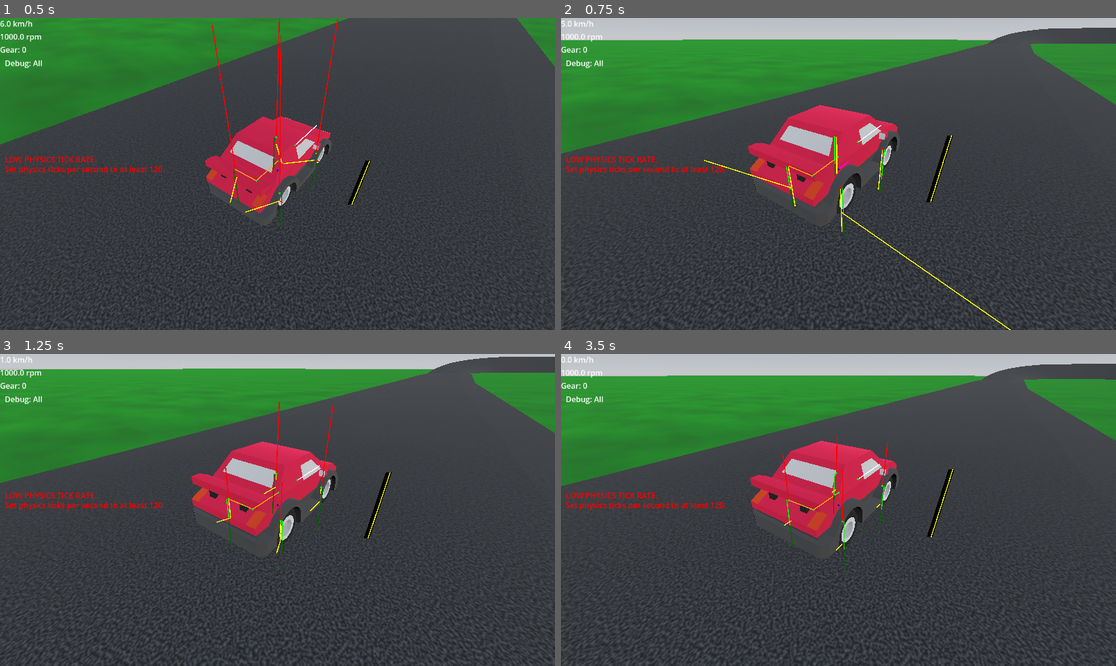
Above: before the commit, frames 1-4 (two rows, left to right).
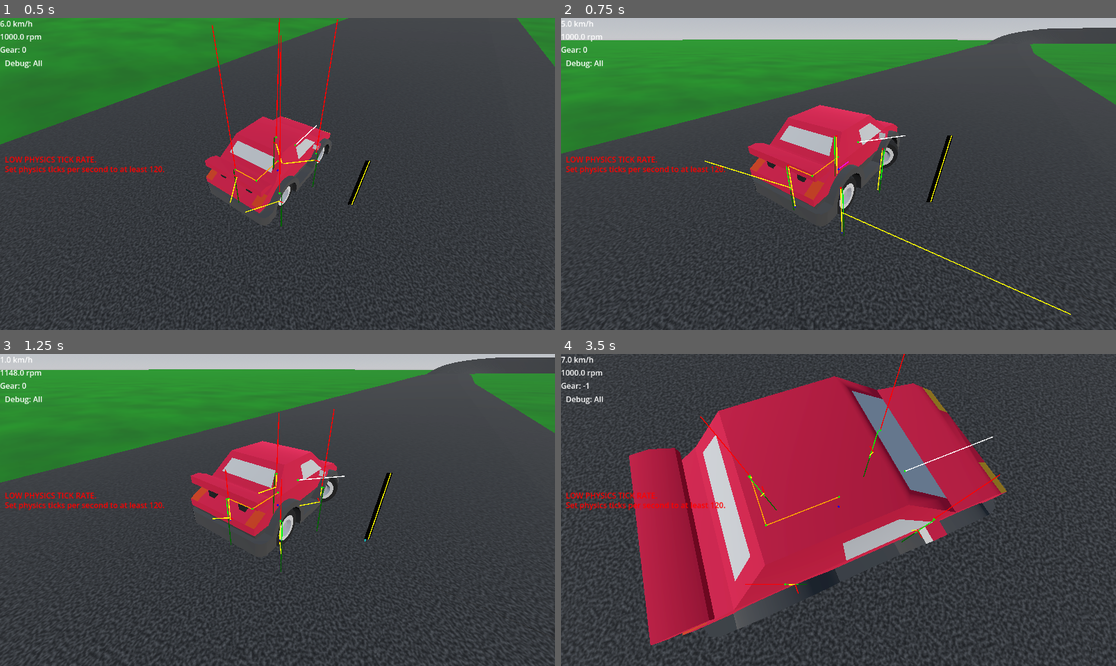
Above: after the commit, the same moments.

Repository: RafelToni/Horizon-X
Game: Godot game, scene res://addons/gevp/scenes/demo_arcade.tscn
Same seed, same stepped clock (60 frames per second), same inputs: the game is played once before the commit and once after it. Before the commit the project has no main scene; this scene is started directly in both runs.
Inputs:
- Up to frame 1 (0.5 s): no input
- Up to frame 2 (0.75 s): hold D (Steer Right, bound only after the commit) from 0.53 s (still down); tap C (Clutch, bound only after the commit) at 0.6 s
- Up to frame 3 (1.25 s): keep holding D (Steer Right, bound only after the commit); tap W (Throttle, bound only after the commit) at 0.8 s
- Up to frame 4 (3.5 s): release D (Steer Right, bound only after the commit) at 1.28 s; hold S (Brakes, bound only after the commit) 1.28-2.03 s; tap W (Throttle, bound only after the commit) at 1.35, 3.05 s; tap T (Toggle Transmission, bound only after the commit) at 1.55, 2.1 s; hold D (Steer Right, bound only after the commit) 2.03-2.78 s; tap C (Clutch, bound only after the commit) at 2.3, 2.85 s; hold F (Shift Up, bound only after the commit) from 2.78 s (still down)

Frame 1 is identical in both runs. In frame 2, 0.5% of the frame differs, in the area x 2-96%, y 3-100%; in frame 3, 1.4%; in frame 4, 53%, in the area x 0-100%, y 0-100%.

Commit message:
config: add default InputMap for easy vehicle physics controls

Diff:
--- a/project.godot
+++ b/project.godot
@@ -8,12 +8,65 @@
 
 config_version=5
 
+[animation]
+
+compatibility/default_parent_skeleton_in_mesh_instance_3d=true
+
 [application]
 
 config/name="horizon-x"
-config/features=PackedStringArray("4.3", "Forward+")
+run/main_scene="uid://d2xf4wuh2u4t6"
+config/features=PackedStringArray("4.7")
 config/icon="res://icon.svg"
 
-[rendering]
+[input]
 
-renderer/rendering_method="forward_plus"
+Brakes={
+"deadzone": 0.5,
+"events": [Object(InputEventKey,"resource_local_to_scene":false,"resource_name":"","device":-1,"window_id":0,"alt_pressed":false,"shift_pressed":false,"ctrl_pressed":false,"meta_pressed":false,"pressed":false,"keycode":0,"physical_keycode":83,"key_label":0,"unicode":115,"echo":false,"script":null)
+, Object(InputEventKey,"resource_local_to_scene":false,"resource_name":"","device":-1,"window_id":0,"alt_pressed":false,"shift_pressed":false,"ctrl_pressed":false,"meta_pressed":false,"pressed":false,"keycode":0,"physical_keycode":4194322,"key_label":0,"unicode":0,"echo":false,"script":null)
+]
+}
+Throttle={
+"deadzone": 0.5,
+"events": [Object(InputEventKey,"resource_local_to_scene":false,"resource_name":"","device":-1,"window_id":0,"alt_pressed":false,"shift_pressed":false,"ctrl_pressed":false,"meta_pressed":false,"pressed":false,"keycode":0,"physical_keycode":87,"key_label":0,"unicode":119,"echo":false,"script":null)
+, Object(InputEventKey,"resource_local_to_scene":false,"resource_name":"","device":-1,"window_id":0,"alt_pressed":false,"shift_pressed":false,"ctrl_pressed":false,"meta_pressed":false,"pressed":false,"keycode":0,"physical_keycode":4194320,"key_label":0,"unicode":0,"echo":false,"script":null)
+]
+}
+"Steer Left"={
+"deadzone": 0.5,
+"events": [Object(InputEventKey,"resource_local_to_scene":false,"resource_name":"","device":-1,"window_id":0,"alt_pressed":false,"shift_pressed":false,"ctrl_pressed":false,"meta_pressed":false,"pressed":false,"keycode":0,"physical_keycode":65,"key_label":0,"unicode":97,"echo":false,"script":null)
+, Object(InputEventKey,"resource_local_to_scene":false,"resource_name":"","device":-1,"window_id":0,"alt_pressed":false,"shift_pressed":false,"ctrl_pressed":false,"meta_pressed":false,"pressed":false,"keycode":0,"physical_keycode":4194319,"key_label":0,"unicode":0,"echo":false,"script":null)
+]
+}
+"Steer Right"={
+"deadzone": 0.5,
+"events": [Object(InputEventKey,"resource_local_to_scene":false,"resource_name":"","device":-1,"window_id":0,"alt_pressed":false,"shift_pressed":false,"ctrl_pressed":false,"meta_pressed":false,"pressed":false,"keycode":0,"physical_keycode":68,"key_label":0,"unicode":100,"echo":false,"script":null)
+, Object(InputEventKey,"resource_local_to_scene":false,"resource_name":"","device":-1,"window_id":0,"alt_pressed":false,"shift_pressed":false,"ctrl_pressed":false,"meta_pressed":false,"pressed":false,"keycode":0,"physical_keycode":4194321,"key_label":0,"unicode":0,"echo":false,"script":null)
+]
+}
+Handbrake={
+"deadzone": 0.5,
+"events": [Object(InputEventKey,"resource_local_to_scene":false,"resource_name":"","device":-1,"window_id":0,"alt_pressed":false,"shift_pressed":false,"ctrl_pressed":false,"meta_pressed":false,"pressed":false,"keycode":32,"physical_keycode":32,"key_label":0,"unicode":32,"echo":false,"script":null)
+]
+}
+Clutch={
+"deadzone": 0.5,
+"events": [Object(InputEventKey,"resource_local_to_scene":false,"resource_name":"","device":-1,"window_id":0,"alt_pressed":false,"shift_pressed":false,"ctrl_pressed":false,"meta_pressed":false,"pressed":false,"keycode":67,"physical_keycode":67,"key_label":0,"unicode":99,"echo":false,"script":null)
+]
+}
+"Toggle Transmission"={
+"deadzone": 0.5,
+"events": [Object(InputEventKey,"resource_local_to_scene":false,"resource_name":"","device":-1,"window_id":0,"alt_pressed":false,"shift_pressed":false,"ctrl_pressed":false,"meta_pressed":false,"pressed":false,"keycode":84,"physical_keycode":84,"key_label":0,"unicode":116,"echo":false,"script":null)
+]
+}
+"Shift Up"={
+"deadzone": 0.5,
+"events": [Object(InputEventKey,"resource_local_to_scene":false,"resource_name":"","device":-1,"window_id":0,"alt_pressed":false,"shift_pressed":false,"ctrl_pressed":false,"meta_pressed":false,"pressed":false,"keycode":70,"physical_keycode":70,"key_label":0,"unicode":102,"echo":false,"script":null)
+]
+}
+"Shift Down"={
+"deadzone": 0.5,
+"events": [Object(InputEventKey,"resource_local_to_scene":false,"resource_name":"","device":-1,"window_id":0,"alt_pressed":false,"shift_pressed":false,"ctrl_pressed":false,"meta_pressed":false,"pressed":false,"keycode":82,"physical_keycode":82,"key_label":0,"unicode":114,"echo":false,"script":null)
+]
+}
